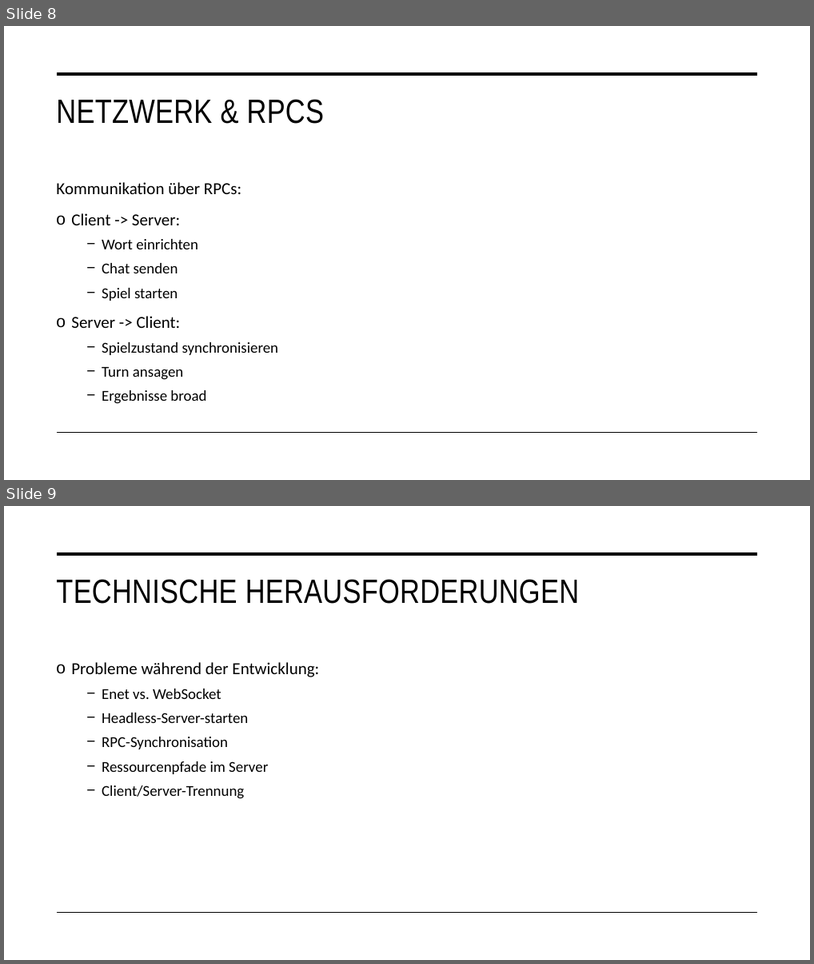
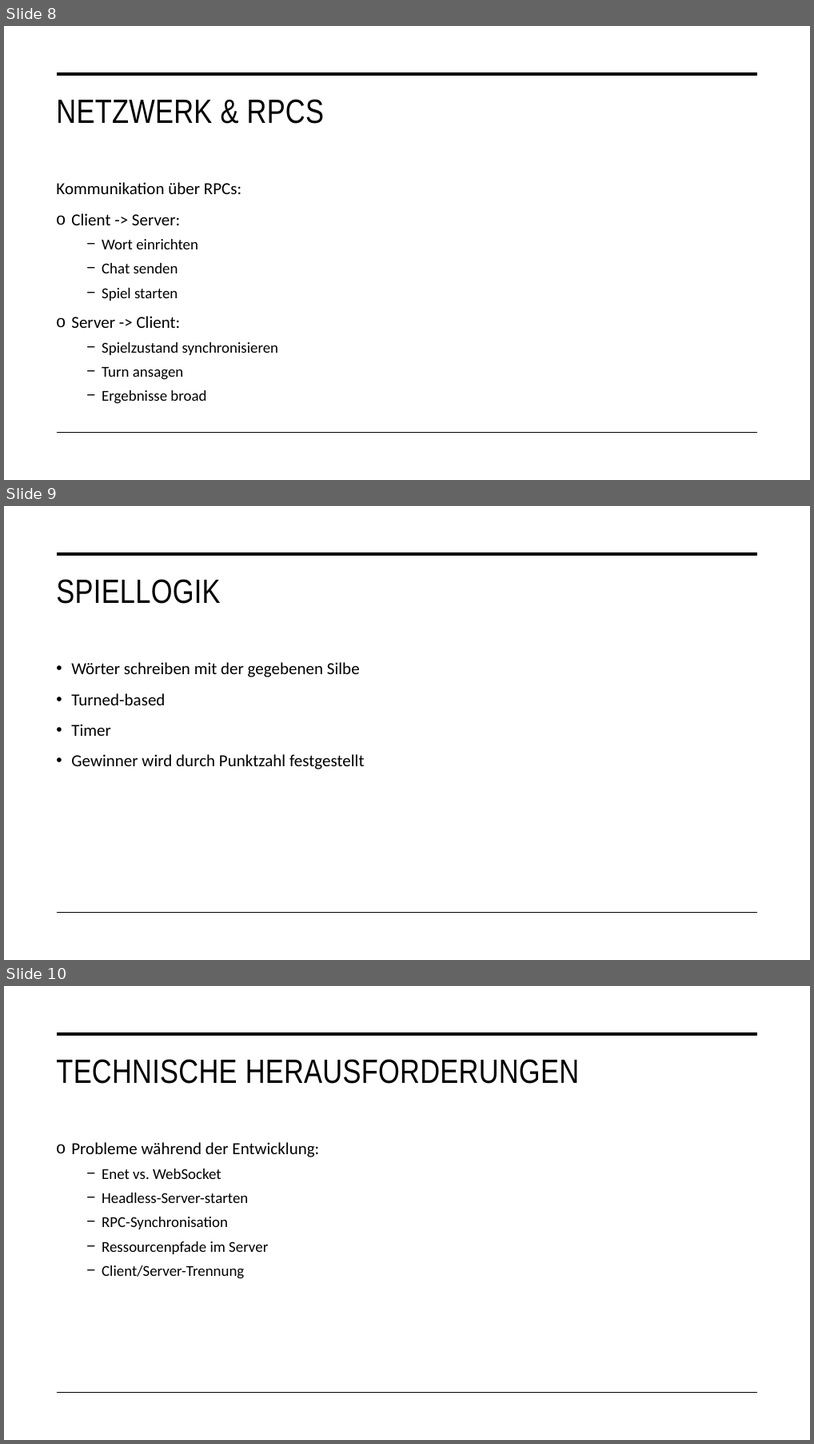
Before and after one commit to Flavio11-12/SchellenParty, a slide deck: Test-Godot-10.01.26/neues-spiel/Abschlusspräsentation.pptx. Shown one above the other, each under a label of ours: slides 8 and 9 before the commit, slides 8, 9 and 10 after it. The pictures are 814x964 and 814x1444 pixels, drawn with LibreOffice and Linux fonts; fonts in the diff are those of the drawing. Boxes give left, top, right and bottom in pixels: in the first picture for what was removed or moved away, otherwise in the second. Text is boxed around its words. In the diff, an @@ line names an element or a change of style, - is before the commit and + after.

Commit message:
spiellogik präsi

```diff
--- a/Test-Godot-10.01.26/neues-spiel/Abschlusspräsentation.pptx
+++ b/Test-Godot-10.01.26/neues-spiel/Abschlusspräsentation.pptx
@@ slide 9 added at [4,506,810,960], background #FFFFFF; not listed: 2 template elements that a slide beside it also shows @@
@@ title added at [56,579,220,604], 40 pt, text #000000 @@
+SPIELLOGIK
@@ text added at [71,662,365,769], 20 pt, text #000000 @@
+• Wörter schreiben mit der gegebenen Silbe
+• Turned-based
+• Timer
+• Gewinner wird durch Punktzahl festgestellt
@@ what was slide 9 is now slide 10 @@
```
Also in this commit, not shown: 1 other file.
